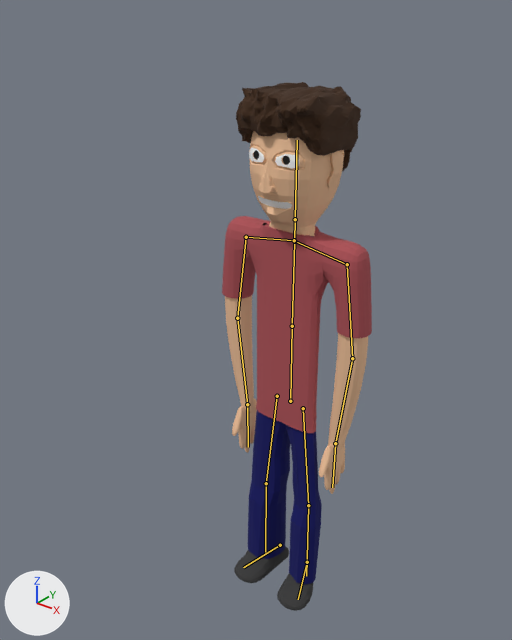
Two versions of the FBX model Assets/game_guy_2.fbx, one commit apart.
Both versions are drawn from a camera (50 mm lens) standing at (8.97, -12.62, 15.74) and looking at (-1.07, -0.08, 7.96). Every picture has the same lights, and +X, +Y and +Z are marked at lower left. The first picture is the older version. The bones that change, and the others that lie on the model, are drawn over the model as lines.

The first picture shows 'Guy', 'Pants', 'Shirt', 'Shoes'.
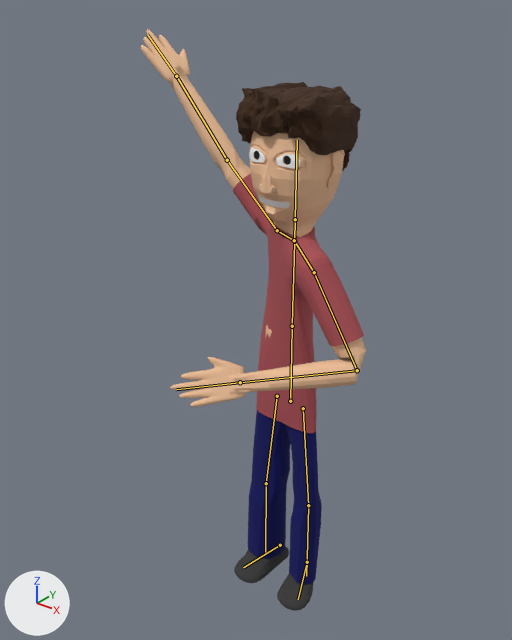
Commit message: feat: karate chop attack animation

The newer file adds an action. The first version stands in its rest pose; the second is drawn at frame 6 of the action 'Armature|KarateChop1'.

The change, as JSON lines over the scene's bpy script:
```json
{"block": "bone_bone_001", "where": "bone_bone_001 = bpy.data.objects['Armature'].pose.bones['Bone.001']  # child of 'Bone'"}
{"op": "set", "path": "bone_bone_001.rotation_quaternion", "old": "(1.0, 0.0, 0.0, 0.0)", "new": "(0.948, 0.0, -0.317, 0.0)", "note": "degrees (0, 0, 0) -> degrees (0, -37, 0)"}
{"block": "bone_bone_003", "where": "bone_bone_003 = bpy.data.objects['Armature'].pose.bones['Bone.003']  # child of 'Bone.002'"}
{"op": "set", "path": "bone_bone_003.rotation_quaternion", "old": "(1.0, 0.0, 0.0, 0.0)", "new": "(0.945, 0.0, 0.327, 0.0)", "note": "degrees (0, 0, 0) -> degrees (0, 38, 0)"}
{"block": "bone_bone_005_r", "where": "bone_bone_005_r = bpy.data.objects['Armature'].pose.bones['Bone.005.R']  # child of 'Bone.004.R'"}
{"op": "set", "path": "bone_bone_005_r.rotation_quaternion", "old": "(1.0, 0.0, 0.0, 0.0)", "new": "(0.966, 0.207, -0.083, 0.134)", "note": "degrees (0, 0, 0) -> degrees (23, -12, 13)"}
{"block": "bone_bone_006_r", "where": "bone_bone_006_r = bpy.data.objects['Armature'].pose.bones['Bone.006.R']  # child of 'Bone.005.R'"}
{"op": "set", "path": "bone_bone_006_r.rotation_quaternion", "old": "(1.0, 0.0, 0.0, 0.0)", "new": "(0.579, -0.064, 0.278, -0.764)", "note": "degrees (0, 0, 0) -> degrees (-31, 13, -109)"}
{"block": "bone_bone_005_r_001", "where": "bone_bone_005_r_001 = bpy.data.objects['Armature'].pose.bones['Bone.005.R.001']  # child of 'Bone.004.R.001'"}
{"op": "set", "path": "bone_bone_005_r_001.rotation_quaternion", "old": "(1.0, 0.0, 0.0, 0.0)", "new": "(0.385, -0.385, 0.269, -0.795)", "note": "degrees (0, 0, 0) -> degrees (-52, -24, -116)"}
{"block": "bone_bone_006_r_001", "where": "bone_bone_006_r_001 = bpy.data.objects['Armature'].pose.bones['Bone.006.R.001']  # child of 'Bone.005.R.001'"}
{"op": "set", "path": "bone_bone_006_r_001.rotation_quaternion", "old": "(1.0, 0.0, 0.0, 0.0)", "new": "(0.815, -0.033, 0.567, -0.113)", "note": "degrees (0, 0, 0) -> degrees (-27, 66, -34)"}
```

Where the change shows, as pixel boxes [x1, y1, x2, y2] in the pictures (512 x 640 px):
```json
{"object": "Guy", "change": "posed", "before": [225, 82, 368, 494], "after": [141, 29, 366, 407]}
{"object": "Shirt", "change": "posed", "before": [222, 216, 372, 433], "after": [233, 174, 364, 433], "on screen": "13% narrower, 19% taller"}
{"bone": "Bone.005.R", "before": "(347, 264) to (352, 358)", "after": "(314, 272) to (357, 370)"}
{"bone": "Bone.006.R", "before": "(352, 358) to (335, 443)", "after": "(357, 370) to (240, 382)"}
{"bone": "Bone.005.R.001", "before": "(246, 237) to (237, 318)", "after": "(277, 230) to (227, 160)"}
{"bone": "Bone.006.R.001", "before": "(237, 318) to (247, 404)", "after": "(227, 160) to (176, 76)"}
```
